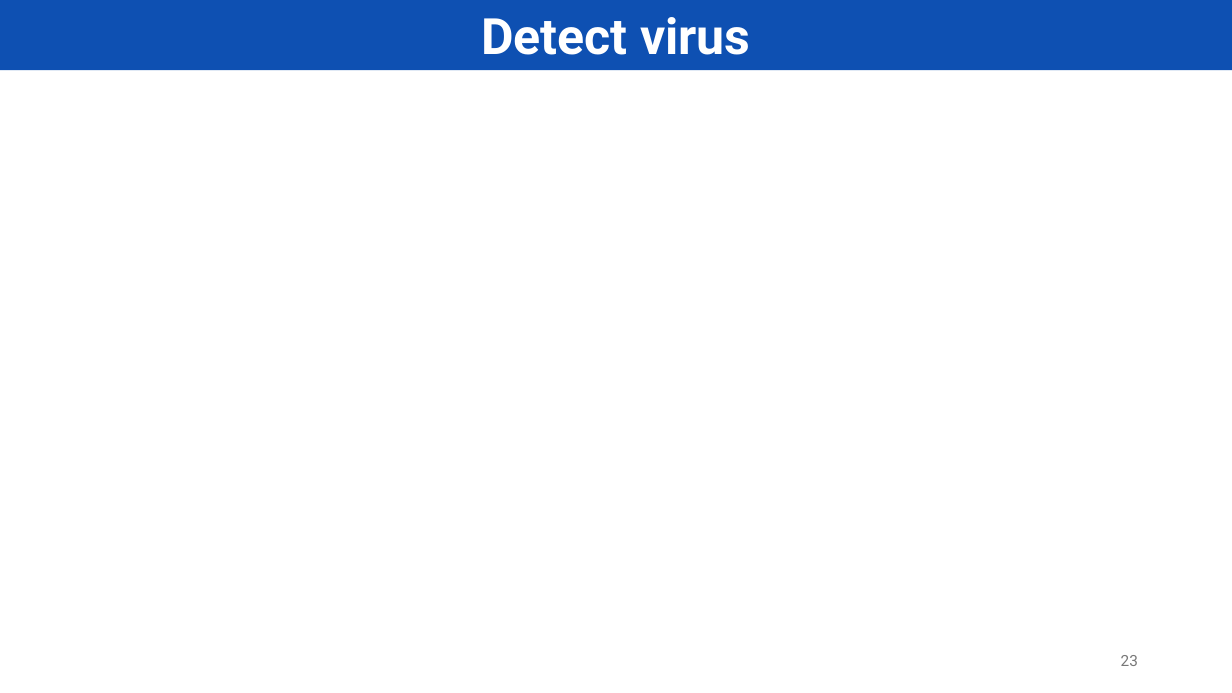
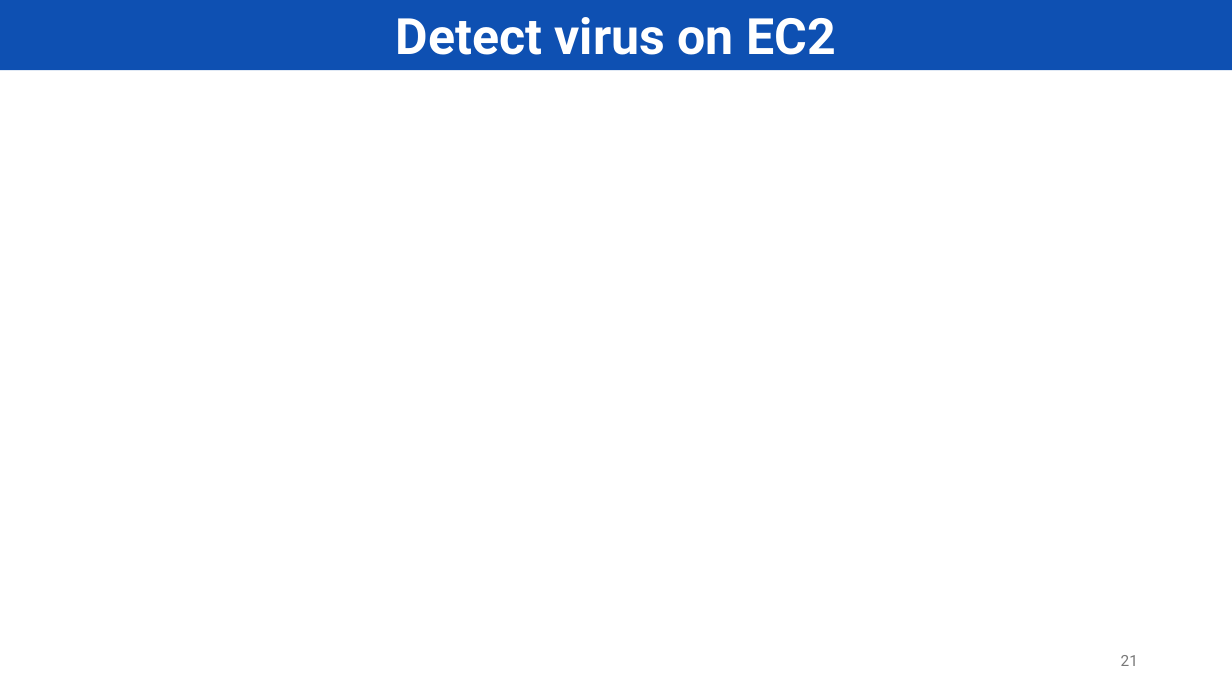
Before and after one commit to PNg-HA/CSPM-with-AWS-Security-Hub, a slide deck: slide 21 of final/ATMNC_DoAn_final.pptx (slide 23 before the commit). Drawn at 1232x693 pixels with LibreOffice and Linux fonts; fonts in the diff are those of the drawing; background and template pictures are left out. Boxes give left, top, right and bottom in pixels: in the first picture for what was removed or moved away, otherwise in the second. Text is boxed around its words. In the diff, an @@ line names an element or a change of style, - is before the commit and + after.

```diff
--- a/final/ATMNC_DoAn_final.pptx
+++ b/final/ATMNC_DoAn_final.pptx
@@ text in rectangle at <box>396,17,836,55</box>: text changed @@
-Detect virus
+Detect virus on EC2
@@ page number at <box>1121,655,1138,666</box>: text changed @@
-23
+21
```
Also in this commit, not shown: 8 other slides changed, 3 slides added, 2 slides removed.
